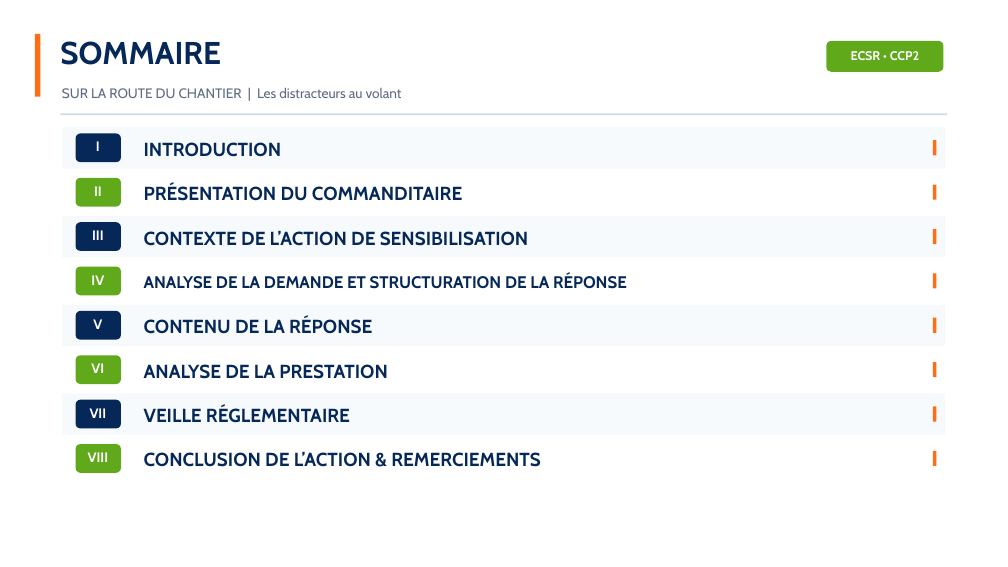
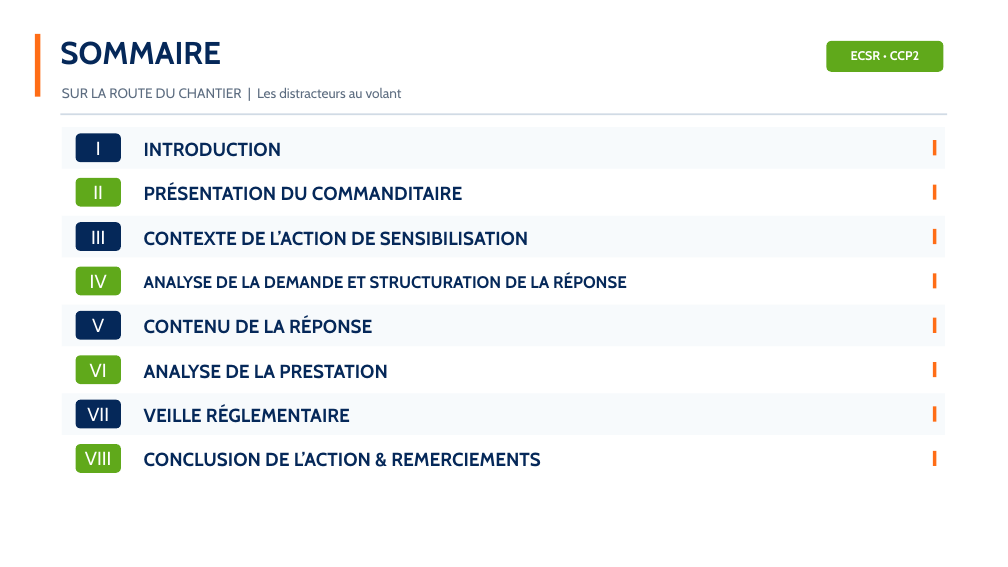
Before and after one commit to SamEva-dev/Memoir-TP-ECSR, a slide deck: slide 2 of Memoire_presentation.pptx. Drawn at 1008x567 pixels with LibreOffice and Linux fonts; fonts in the diff are those of the drawing; background and template pictures are left out. Boxes give left, top, right and bottom in pixels: in the first picture for what was removed or moved away, otherwise in the second. Text is boxed around its words. In the diff, an @@ line names an element or a change of style, - is before the commit and + after.

```diff
--- a/Memoire_presentation.pptx
+++ b/Memoire_presentation.pptx
@@ rounded rectangle removed at (76, 178, 121, 206) @@
@@ rounded rectangle removed at (76, 222, 121, 251) @@
@@ rounded rectangle removed at (76, 267, 121, 296) @@
@@ rounded rectangle removed at (76, 311, 121, 340) @@
@@ size 13 to 18 pt, bold off; fill none to #60A91B in 4 elements at (76, 444, 121, 473), (76, 178, 121, 206), (76, 267, 121, 296), (76, 355, 121, 384) @@
@@ rounded rectangle removed at (76, 355, 121, 384) @@
@@ 7 rounded rectangles: place and size @@
-7 rounded rectangles at (90, 141, 107, 418)
+7 rounded rectangles at (76, 133, 121, 429)
@@ size 13 to 18 pt, bold off; fill none to #052859 in 4 elements at (76, 133, 121, 162), (76, 222, 121, 251), (76, 311, 121, 340), (76, 400, 121, 429) @@
@@ rounded rectangle removed at (76, 400, 121, 429) @@
@@ rounded rectangle "VIII": place and size @@
-rounded rectangle "VIII" at (88, 452, 108, 462)
+rounded rectangle "VIII" at (76, 444, 121, 473)
@@ rounded rectangle removed at (76, 444, 121, 473) @@
```
Also in this commit, not shown: 15 other slides changed, 2 slides added, 2 slides removed, 23 other files.
